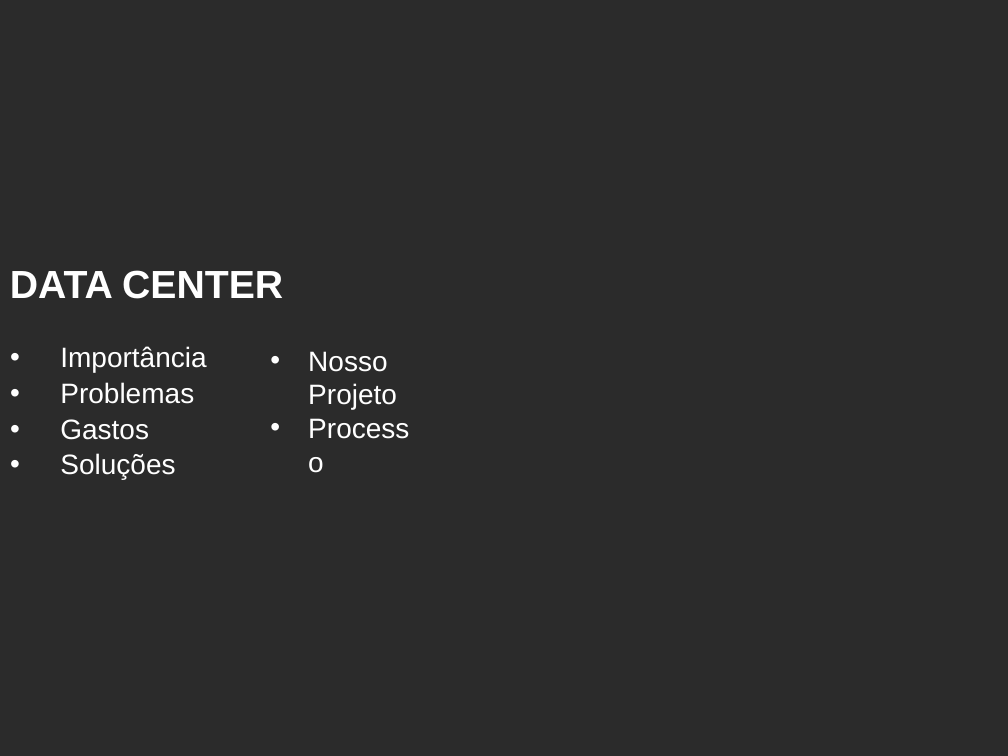
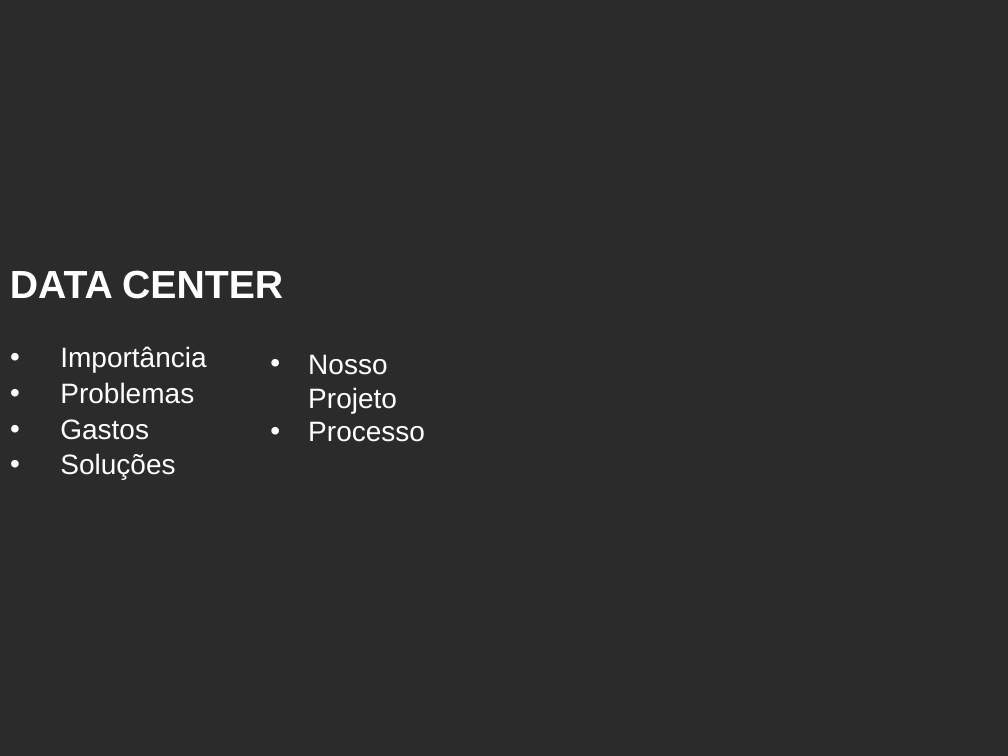
Before and after one commit to viniciushcano/PI-1o-semestre, a slide deck: slide 1 of ppt/DataCenter.pptx. Drawn at 1008x756 pixels with LibreOffice and Linux fonts; fonts in the diff are those of the drawing; background and template pictures are left out; a plain dark background stands for a picture behind light text. Boxes give left, top, right and bottom in pixels: in the first picture for what was removed or moved away, otherwise in the second. Text is boxed around its words. In the diff, an @@ line names an element or a change of style, - is before the commit and + after.

```diff
--- a/ppt/DataCenter.pptx
+++ b/ppt/DataCenter.pptx
@@ text "Nosso Projeto" rewrapped from (308, 351, 397, 410) to (308, 354, 425, 442) @@
```
Also in this commit, not shown: 3 other slides changed, 5 other files.
